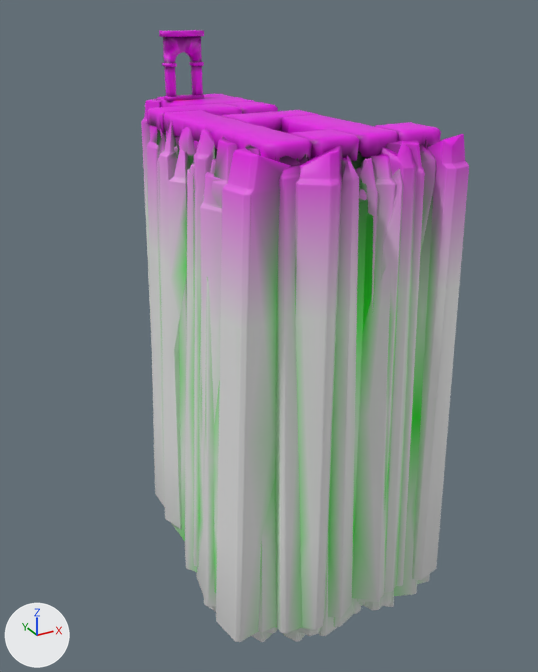
An edit to the glTF model eidolon-demo/goback/level.glb, drawn before and after from the same camera.
One viewpoint serves both versions: a camera (50 mm lens) standing at (-12.6, -22.9, 3.9) and looking at (0.3, 0.6, -7.9). Lighting does not change. The marker at lower left points along +X, +Y and +Z. The picture after the commit comes second. Vertices at exactly the same position are counted once.

The first picture shows 'marble', 'riser_B0_marble', 'riser_B0_rock', 'riser_B1_marble', 'rock'.
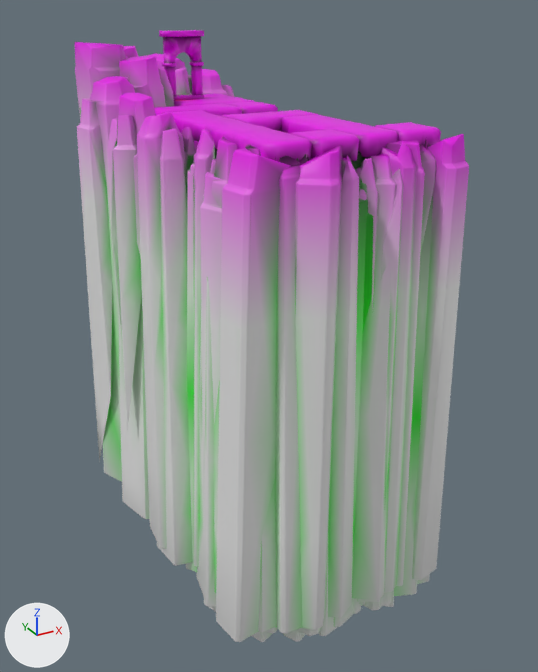
What differs and where, as boxes (x1, y1, x2, y2) in the pictures (538 x 672 px):
```json
{"object": "rock", "change": "reshaped", "before": [141, 99, 469, 642], "after": [74, 42, 469, 642], "on screen": "20% wider, 10% taller"}
{"part": 1, "of": "me_rock", "change": "added", "after": [74, 42, 235, 566]}
{"part": 2, "of": "me_riser_b0_rock", "change": "recoloured", "before": [147, 125, 165, 507]}
```

The change, as JSON lines over the scene's bpy script:
```json
{"block": "me_rock", "where": "# used by ob_rock; location = (0.0, 0.0, 0.0)"}
{"op": "remove", "block": "me_rock", "code": "me_rock.from_pydata(...)  # 47991 vertices, 95358 faces; spans x -4.7..4.3, y -6.7..8.1, z -16.8..0.6"}
{"op": "add", "block": "me_rock", "code": "me_rock.from_pydata(...)  # 57167 vertices, 113594 faces; spans x -5.9..4.3, y -6.7..10.2, z -16.8..2.8"}
{"block": "me_rock", "change": "me_rock part 1: 9176 vertices added at x -5.9..3.5, y -1.6..10.2, z -15.6..2.8"}
{"block": "me_riser_b0_rock", "where": "me_riser_b0_rock.from_pydata(...)  # 4240 vertices, 8420 faces; spans x -3.8..0.8, y 1.4..4.7, z -16.0..0.1"}
{"block": "me_riser_b0_rock", "where": "# used by ob_riser_b0_rock; location = (0.0, 0.0, 0.0)"}
{"block": "me_riser_b0_rock", "change": "me_riser_b0_rock part 2: 1224 kept faces spanning x -3.8..-1.6, y 1.7..4.7, z -16.0..0.0 get new vertex colours"}
```
